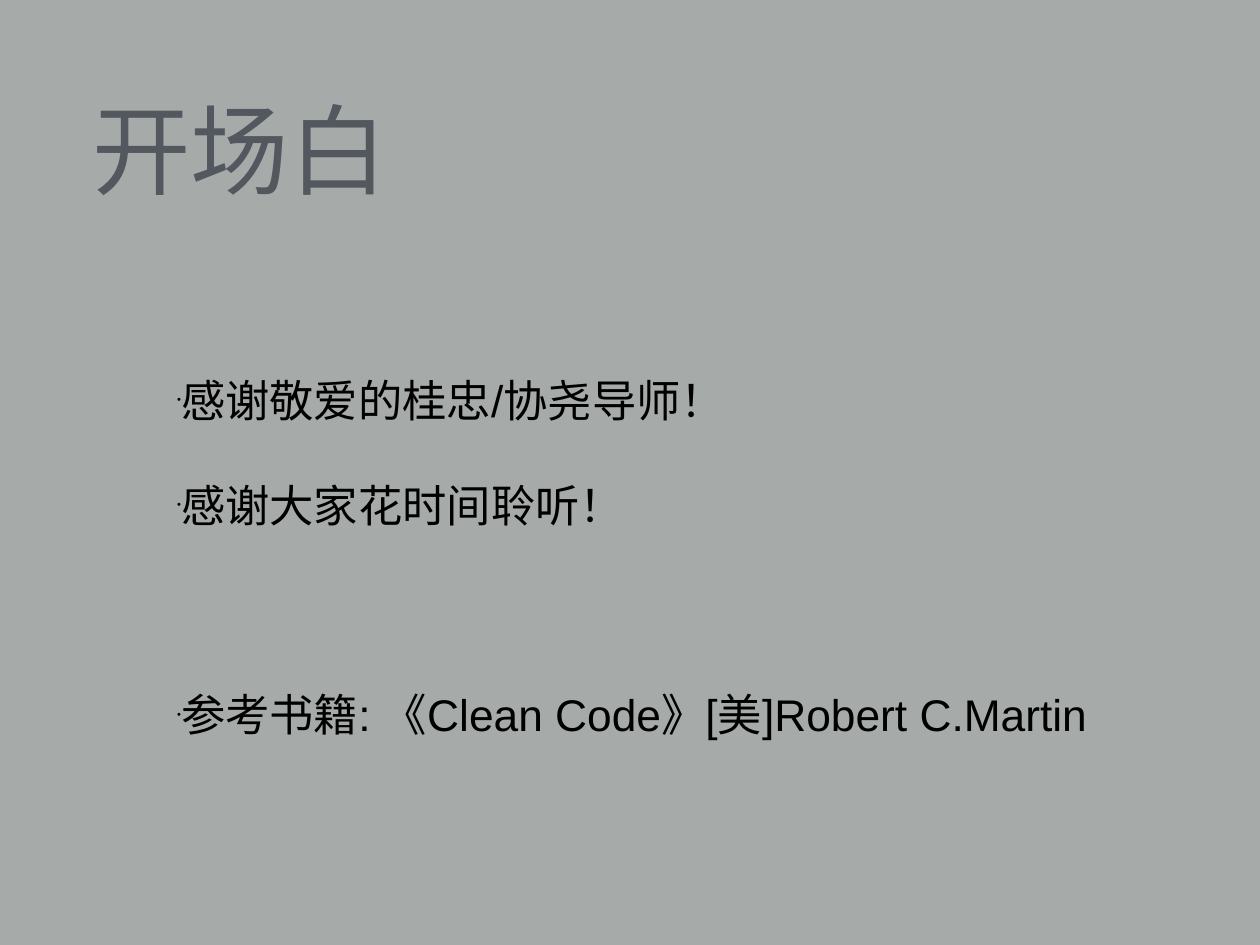
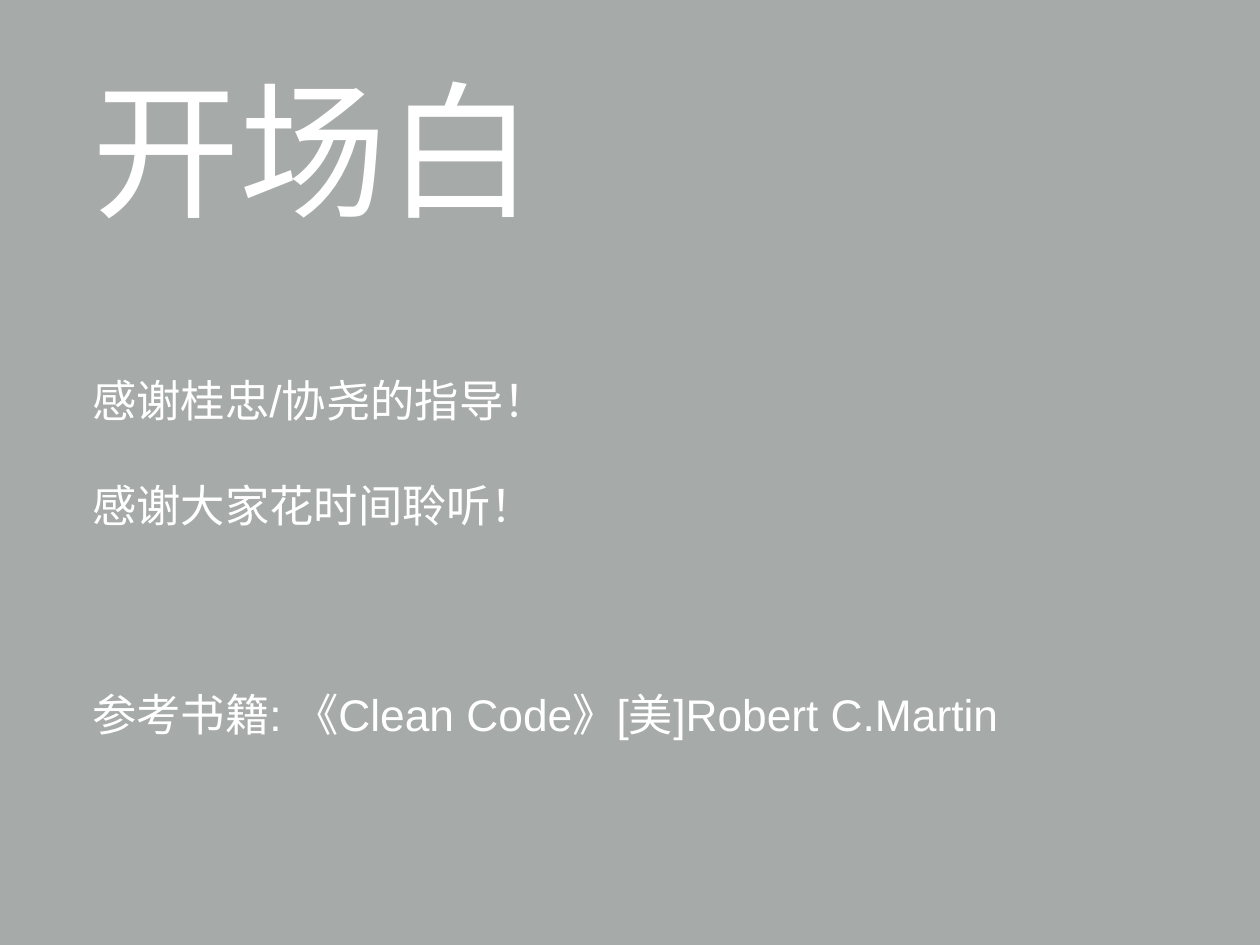
Before and after one commit to universsky/Clean_Code, a slide deck: slide 2 of 整洁的代码与规范_陈光剑2015-8-14.ppt. Drawn at 1260x945 pixels with LibreOffice and Linux fonts; fonts in the diff are those of the drawing. Boxes give left, top, right and bottom in pixels: in the first picture for what was removed or moved away, otherwise in the second. Text is boxed around its words. In the diff, an @@ line names an element or a change of style, - is before the commit and + after.

```diff
--- a/整洁的代码与规范_陈光剑2015-8-14.ppt
+++ b/整洁的代码与规范_陈光剑2015-8-14.ppt
@@ title "开场白" at [92, 81, 535, 218]: size 80 to 120 pt, font Arial to Noto Sans CJK SC, text colour #53585F to #FFFFFF @@
@@ text at [92, 380, 547, 421]: text changed; text colour #000000 to #FFFFFF @@
-• 感谢敬爱的桂忠/协尧导师！
+感谢桂忠/协尧的指导！
@@ text at [92, 485, 998, 740]: font Arial to Noto Sans CJK SC in "感谢大家花时间聆听！", "参考书籍: 《Clean Code》[美]Robert"; text colour #000000 to #FFFFFF in "感谢大家花时间聆听！", "参考书籍: 《Clean Code》[美]Robert C.Martin"; bullet • to none @@
```
Also in this commit, not shown: 43 other slides changed, 1 slide added, 1 slide removed, 2 other files.
